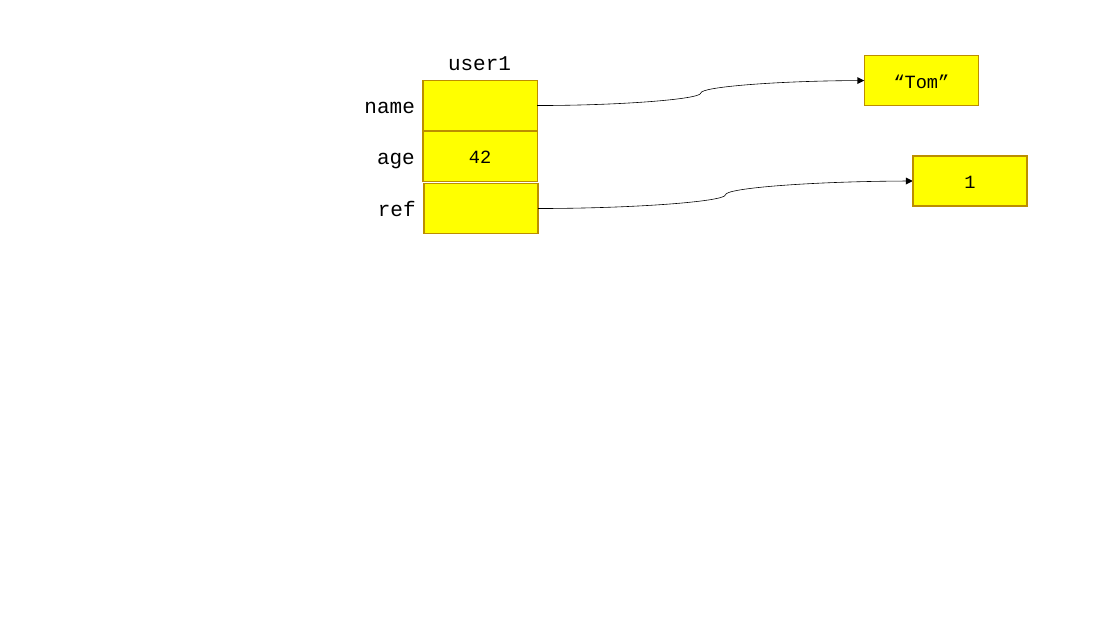
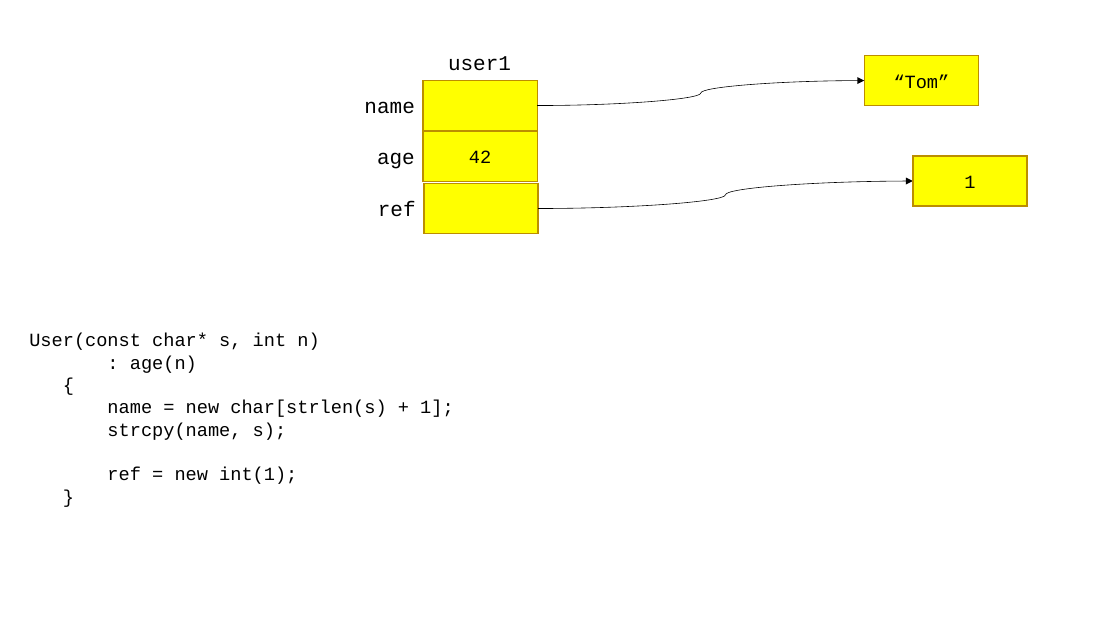
Before and after one commit to Seyoung9304/hyundai_swip, a slide deck: slide 15 of cpp/230223.pptx. Drawn at 1120x630 pixels with LibreOffice and Linux fonts; fonts in the diff are those of the drawing. Boxes give left, top, right and bottom in pixels: in the first picture for what was removed or moved away, otherwise in the second. Text is boxed around its words. In the diff, an @@ line names an element or a change of style, - is before the commit and + after.

```diff
--- a/cpp/230223.pptx
+++ b/cpp/230223.pptx
@@ text added at box(29, 333, 454, 484), 16 pt, text #000000 @@
+User(const char* s, int n)
+: age(n)
+{
+name = new char[strlen(s) + 1];
+strcpy(name, s);
+ref = new int(1);
+}
```
Also in this commit, not shown: 5 other slides changed, 1 slide added, 2 other files.
